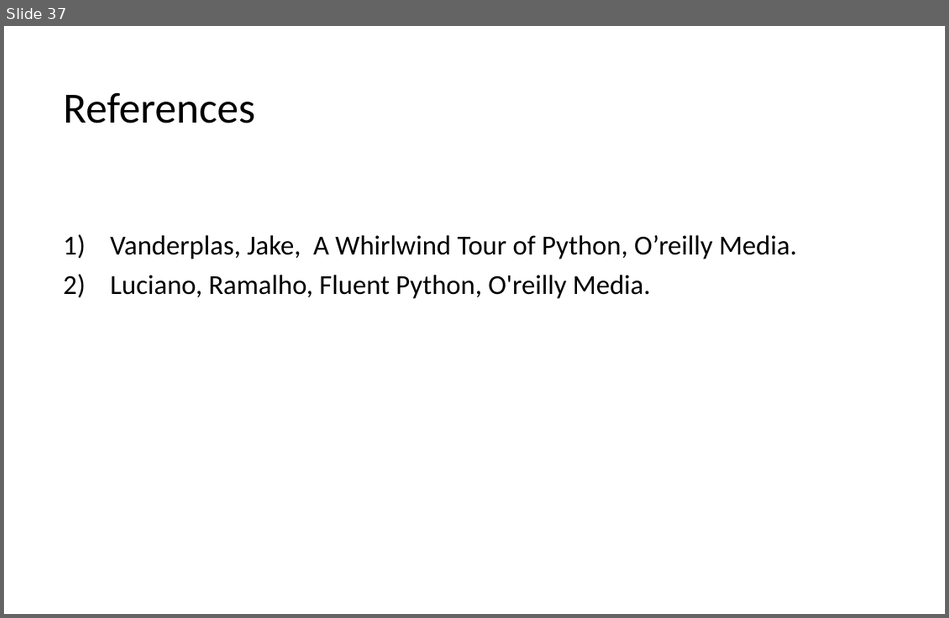
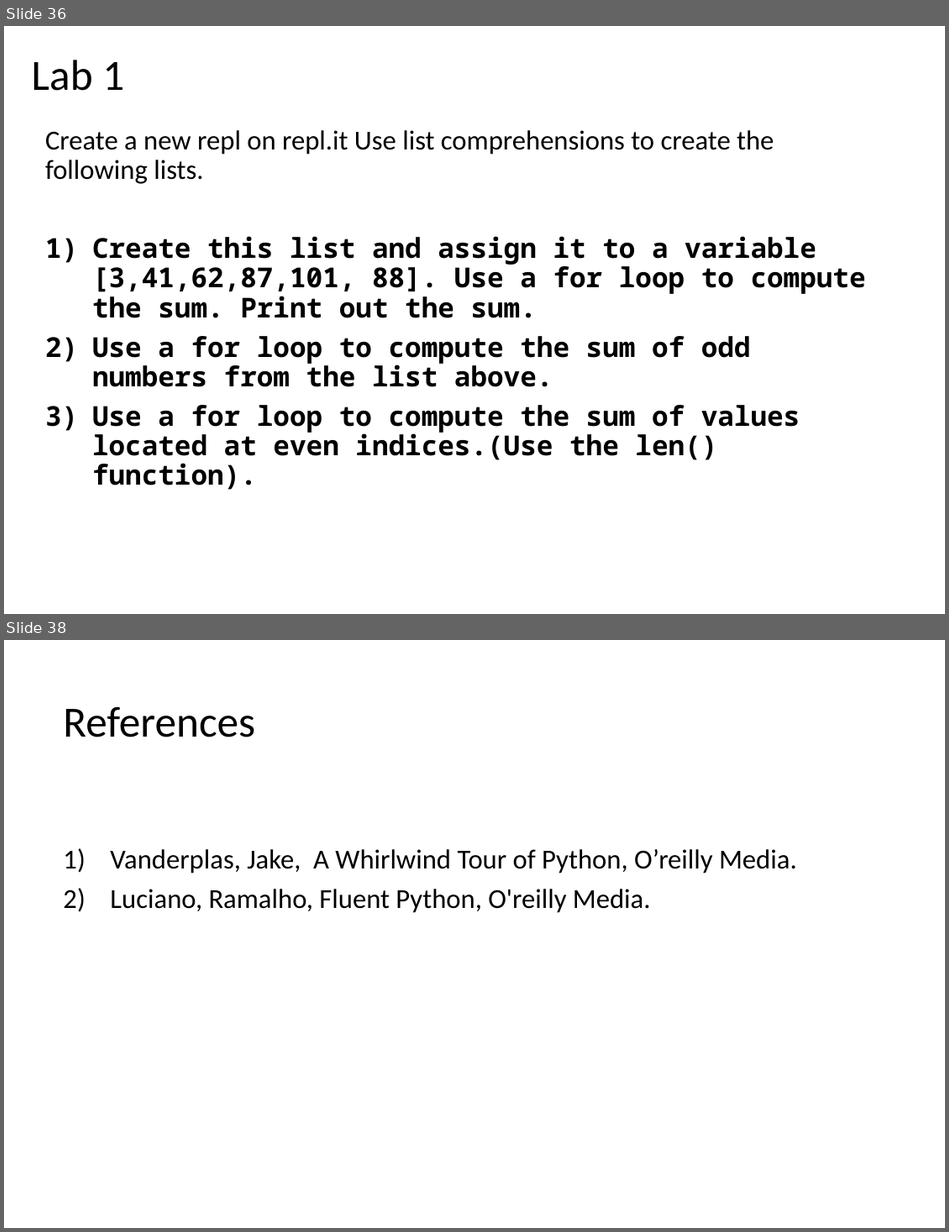
Before and after one commit to LongBaoNguyen/longbaonguyen.github.io, a slide deck: courses/apcsp/lect8.pptx. Shown one above the other, each under a label of ours: slide 37 before the commit, slides 36 and 38 after it; the slides between them are not shown. The pictures are 949x618 and 949x1232 pixels, drawn with LibreOffice and Linux fonts; fonts in the diff are those of the drawing. Boxes give left, top, right and bottom in pixels: in the first picture for what was removed or moved away, otherwise in the second. Text is boxed around its words. In the diff, an @@ line names an element or a change of style, - is before the commit and + after.

```diff
--- a/courses/apcsp/lect8.pptx
+++ b/courses/apcsp/lect8.pptx
@@ slide 36 added at (4,26,945,614), background #FFFFFF @@
@@ title added at (32,60,124,91), 33 pt, text #000000 @@
+Lab 1
@@ text added at (45,130,866,490), 21 pt, text #000000, bold @@
+Create a new repl on repl.it Use list comprehensions to create the following lists.
+1) Create this list and assign it to a variable [3,41,62,87,101, 88]. Use a for loop to compute the sum. Print out the sum.
+2) Use a for loop to compute the sum of odd numbers from the list above.
+3) Use a for loop to compute the sum of values located at even indices.(Use the len() function).
@@ what was slide 37 is now slide 38 @@
```
Also in this commit, not shown: 1 slide changed, 1 other file.
